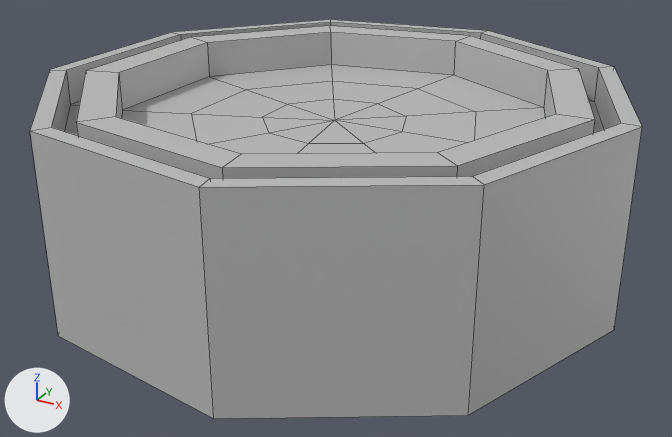
The FBX model Projekthantering/Assets/Models/Gameboard/Spring_board/Spell_Icon.fbx: old version first, new version second.
One viewpoint serves both versions: a camera (50 mm lens) standing at (20.37, -29.39, 8.32) and looking at (13.37, -16.68, 1.97). Arrows for +X, +Y and +Z are at lower left; the lights stay in place. Mesh edges are drawn as thin lines.
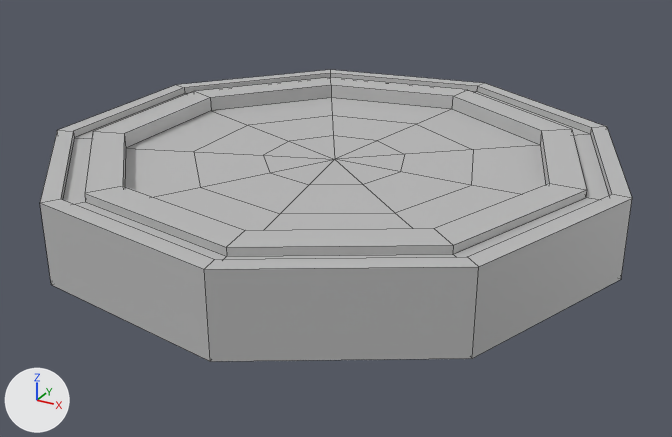
Commit message: fixed spell icon

Location of each change, (x1, y1, x2, y2) in pixels of the pictures (672 x 437 px; the box of a moved part takes in the faces that stretch with it):
'pCylinder1', reshaped, rescaled (27% shorter)
    before: (30, 19, 642, 419)
    after: (40, 70, 632, 361)
part 1 of me_mesh, moved or reshaped
    before: (51, 22, 620, 178)
    after: (61, 73, 611, 259)

The change, as a list of edits to the scene's bpy script:
```text
Change me_mesh:
    used by ob_pcylinder1; location = (13.18, -16.38, 2.45); rotation_euler = (1.571, 0.0, 0.0), in degrees (90, 0, 0); scale = (0.0492, 0.0295, 0.0492)
    remove me_mesh.from_pydata(...)  # 91 vertices, 90 faces; spans x -94.0..100.0, y -50.0..62.0, z -98.0..98.0
    add me_mesh.from_pydata(...)  # 155 vertices, 153 faces; spans x -94.0..100.0, y -51.0..62.0, z -98.0..98.0
    me_mesh part 1
    18 vertices in x -88.0..94.0, y 41.0, z -93.0..93.0 move by (0.0, 10.0, 0.0)
Change ob_pcylinder1:
    ob_pcylinder1.scale: (0.0492, 0.0295, 0.0492) -> (0.0492, 0.0118, 0.0492)
```
